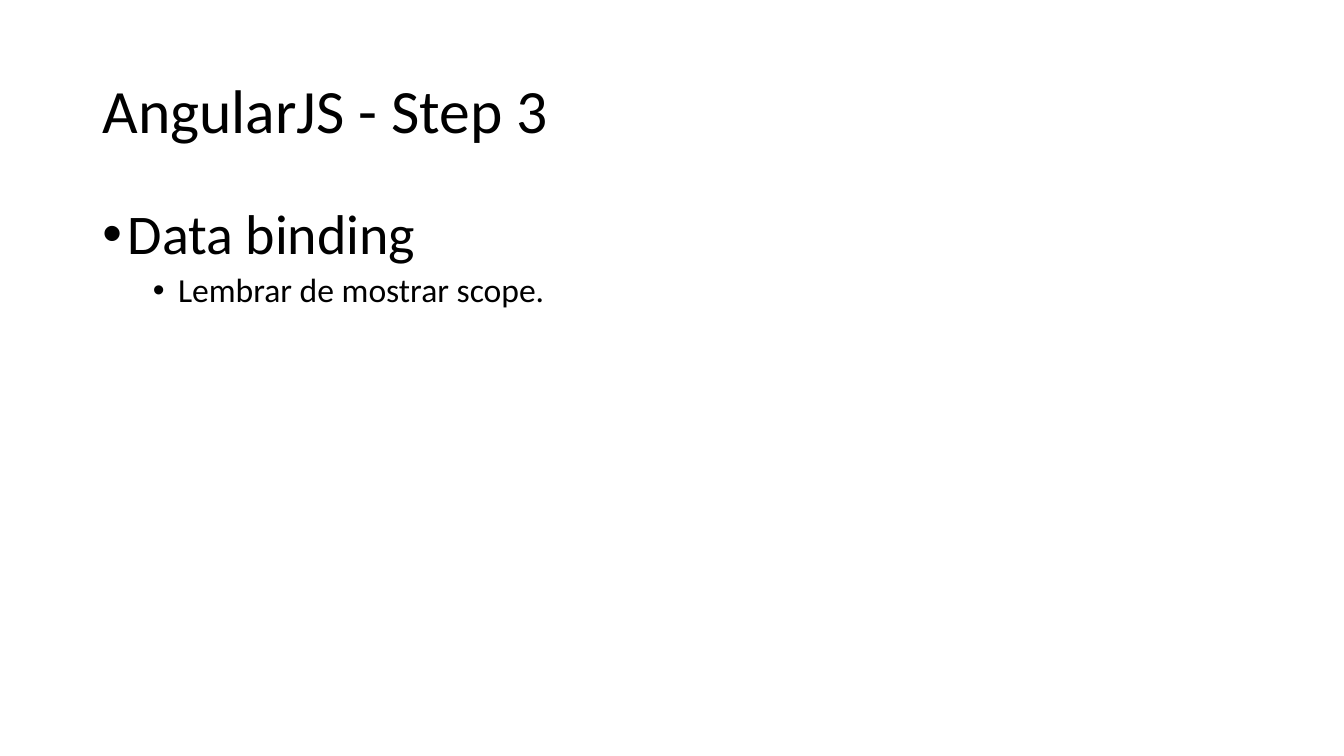
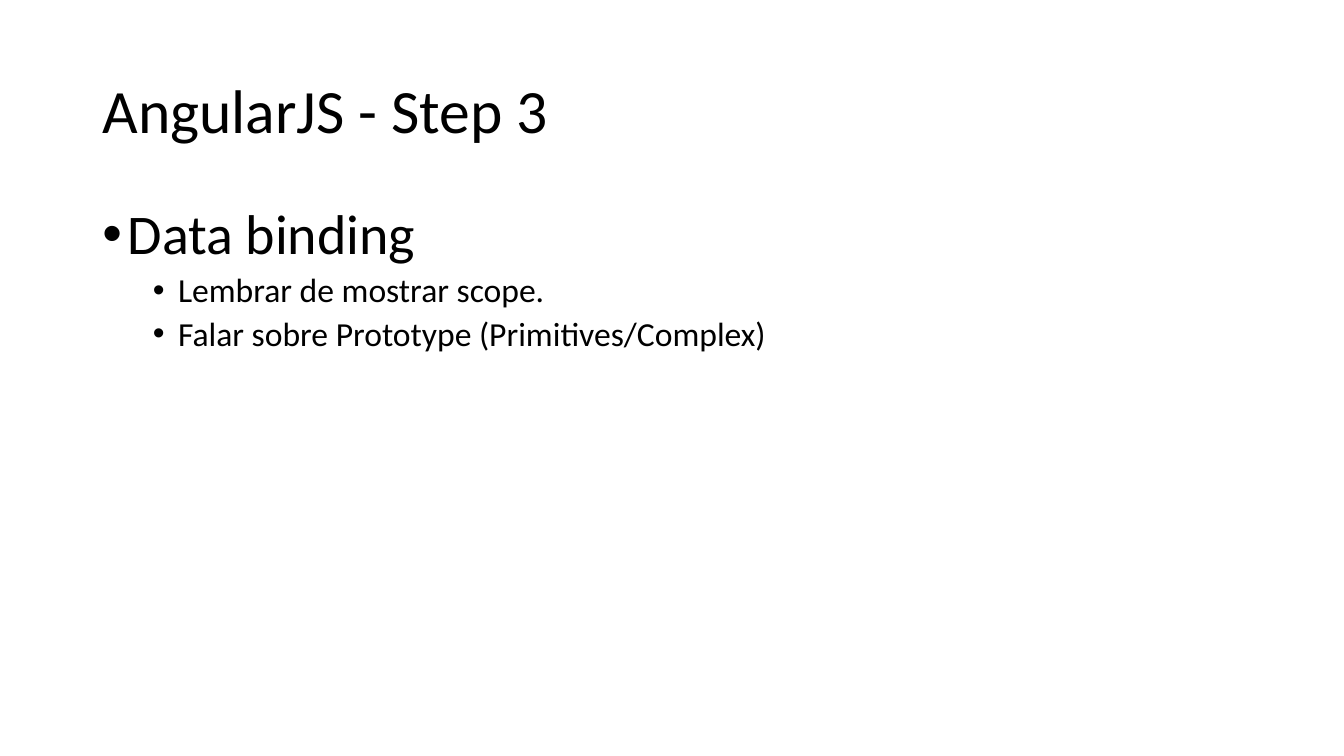
Before and after one commit to hugoj-goncalves/workshop-angularjs, a slide deck: slide 23 of Apresentação Workshop Angular.pptx (slide 18 before the commit). Drawn at 1344x756 pixels with LibreOffice and Linux fonts; fonts in the diff are those of the drawing. Boxes give left, top, right and bottom in pixels: in the first picture for what was removed or moved away, otherwise in the second. Text is boxed around its words. In the diff, an @@ line names an element or a change of style, - is before the commit and + after.

Commit message:
Pptx

```diff
--- a/Apresentação Workshop Angular.pptx
+++ b/Apresentação Workshop Angular.pptx
@@ text at bbox=[178, 321, 766, 352]: paragraph added @@
+  • Falar sobre Prototype (Primitives/Complex)
```
Also in this commit, not shown: 3 other slides changed, 6 slides added, 1 slide removed.
